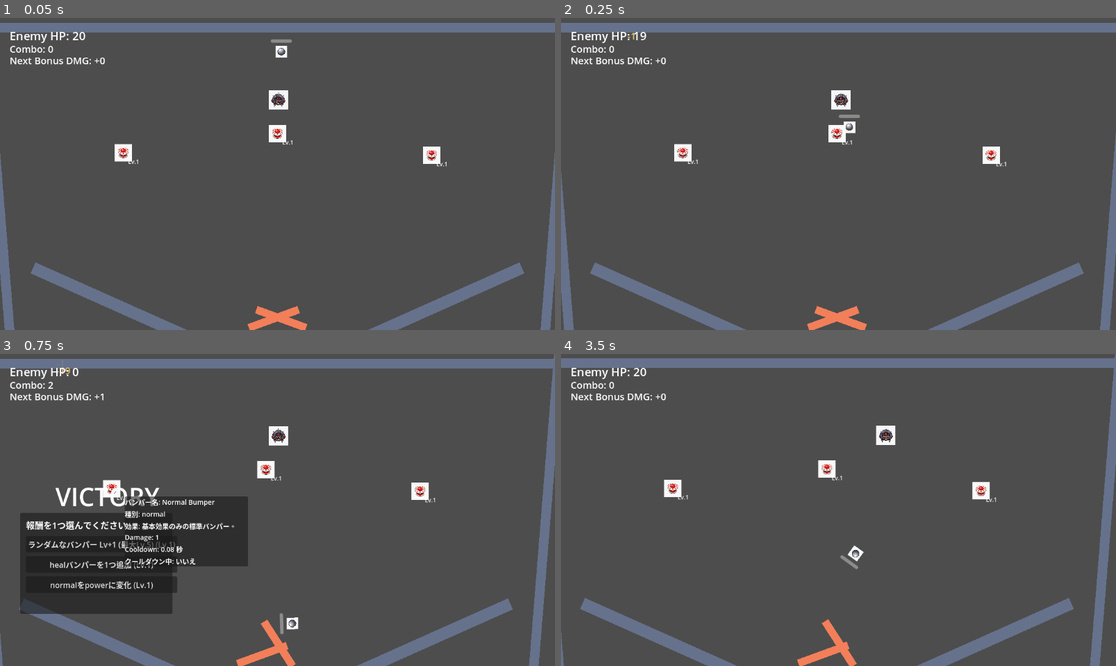
Above: before the commit, frames 1-4 (two rows, left to right).
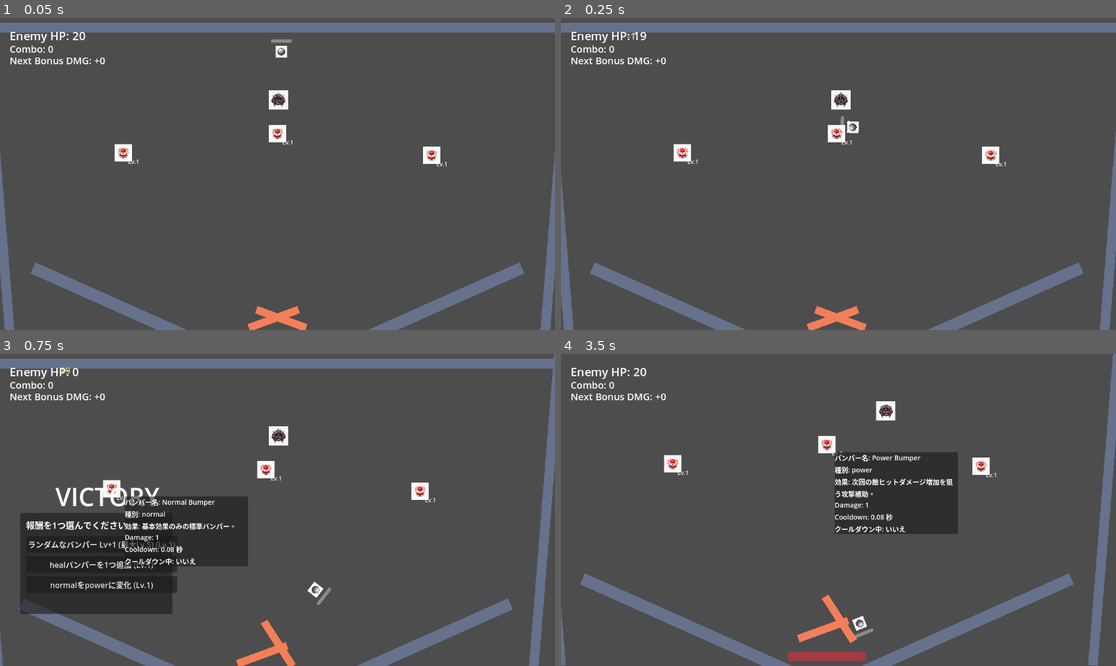
Above: after the commit, the same moments.

Repository: hamayu691-hamy/codex_godot
Game: Godot game, scene res://scenes/PinballBattleScene.tscn
Two runs of this game, one before a commit and one after it. Both use one fixed random seed, a clock stepped at 60 frames per second and the inputs below. The project has no main scene, so this scene is started directly.
Inputs (mouse positions are in pixels of both pictures, inside the frame that each line leads up to):
- Up to frame 1 (0.05 s): no input
- Up to frame 2 (0.25 s): no input
- Up to frame 3 (0.75 s): move the mouse to (116, 488) at 0.52 s; hold Right from 0.53 s (still down); tap K at 0.6 s
- Up to frame 4 (3.5 s): move the mouse to (827, 444) at 1.27 s; release Right at 1.28 s; hold Left 1.28-2.03 s; tap R at 1.35, 2.85 s; move the mouse to (672, 485) at 2.02 s; hold Right from 2.03 s (still down); tap K at 2.1 s; move the mouse to (827, 444) at 2.77 s

Frame 1 is identical in both runs. In frame 2, 0.4% of the frame differs, in the area x 0-100%, y 4-100%; in frame 3, 0.3%; in frame 4, 17%, in the area x 0-100%, y 0-100%.

Commit message:
Sync ball collision radius with sprite size

Diff:
--- a/scripts/gameplay/pinball_battle_scene.gd
+++ b/scripts/gameplay/pinball_battle_scene.gd
@@ -266,6 +266,7 @@
 var _next_enemy_hit_bonus_damage: int = 0
 var _bullet_fire_elapsed: float = 0.0
 var _hovered_bumper: Bumper = null
+var _ball_collision_radius: float = BALL_SPRITE_TARGET_DIAMETER * 0.5
 
 func _ready() -> void:
 	_setup_ball_visual()
@@ -301,6 +302,29 @@
 	if ball_visual == null:
 		return
 	_try_attach_sprite(ball, ball_config, ball_visual, "BallSprite")
+	_sync_ball_size_with_visual()
+
+func _sync_ball_size_with_visual() -> void:
+	var ball_sprite: Sprite2D = ball.get_node_or_null("BallSprite") as Sprite2D
+	if ball_sprite == null or ball_sprite.texture == null:
+		_ball_collision_radius = BALL_SPRITE_TARGET_DIAMETER * 0.5
+	else:
+		var texture_size: Vector2 = ball_sprite.texture.get_size()
+		var applied_scale: Vector2 = ball_sprite.scale
+		var scaled_size: Vector2 = Vector2(texture_size.x * absf(applied_scale.x), texture_size.y * absf(applied_scale.y))
+		var diameter: float = max(scaled_size.x, scaled_size.y)
+		_ball_collision_radius = max(diameter * 0.5, 1.0)
+	_update_ball_collision_shape()
+
+func _update_ball_collision_shape() -> void:
+	var collision_shape: CollisionShape2D = ball.get_node_or_null("CollisionShape2D") as CollisionShape2D
+	if collision_shape == null:
+		return
+	var circle_shape: CircleShape2D = collision_shape.shape as CircleShape2D
+	if circle_shape == null:
+		circle_shape = CircleShape2D.new()
+		collision_shape.shape = circle_shape
+	circle_shape.radius = _ball_collision_radius
 
 func _setup_bumper_tooltip() -> void:
 	bumper_tooltip_panel.visible = false
@@ -972,7 +996,7 @@
 		var bullet: Area2D = bullet_node
 		var velocity: Vector2 = bullet.get_meta("velocity", Vector2.ZERO)
 		bullet.global_position += velocity * delta
-		if _is_ball_alive and bullet.global_position.distance_to(ball.global_position) <= (12.0 + BULLET_COLLISION_RADIUS):
+		if _is_ball_alive and bullet.global_position.distance_to(ball.global_position) <= (_ball_collision_radius + BULLET_COLLISION_RADIUS):
 			_damage_ball(int(bullet.get_meta("damage", BULLET_DAMAGE)))
 			bullet.queue_free()
 			continue
